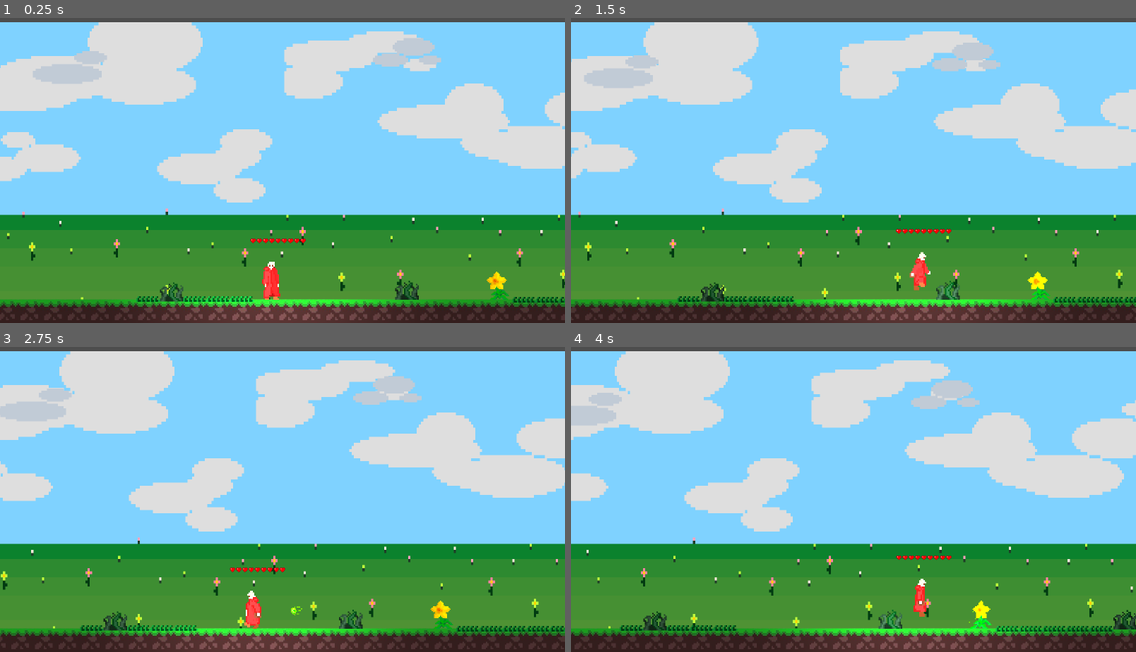
Above: before the commit, frames 1-4 (two rows, left to right).
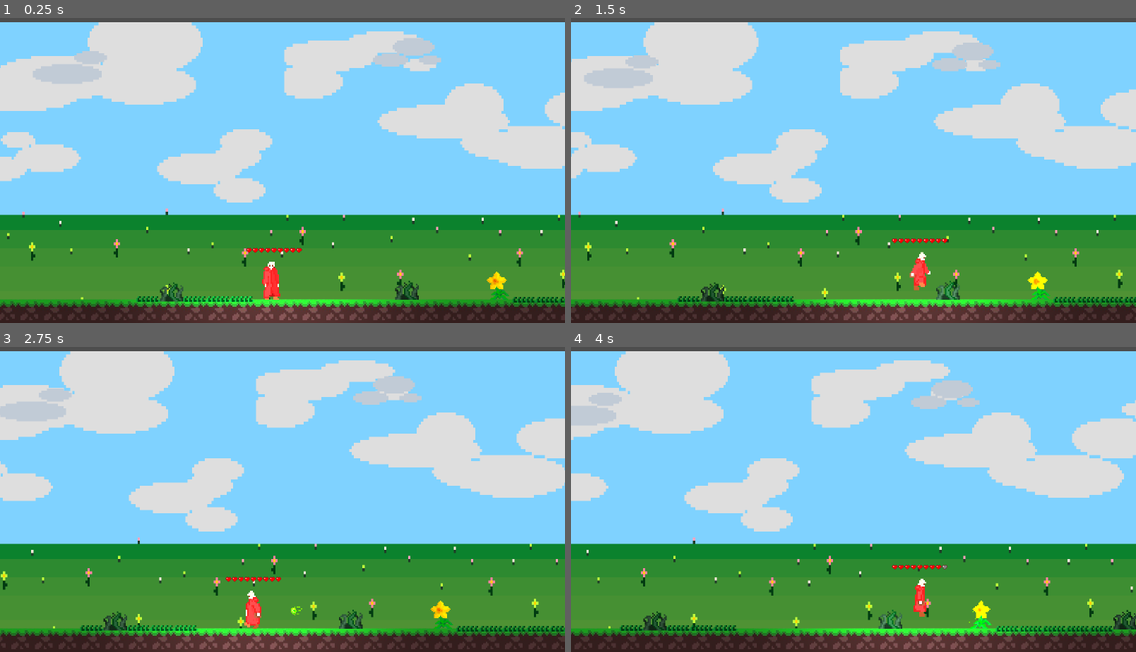
Above: after the commit, the same moments.

Repository: BoiarkinaOryna/godotteam07
Game: Godot game, scene res://Lvl2/Lvl2.tscn
Two runs of this game, one before a commit and one after it. Both use one fixed random seed, a clock stepped at 60 frames per second and the inputs below. This scene is started directly instead of the project's main scene.
Inputs:
- Up to frame 1 (0.25 s): no input
- Up to frame 2 (1.5 s): tap Enter (ui_accept) at 0.5, 0.77 s; hold Right (ui_right) from 0.53 s (still down)
- Up to frame 3 (2.75 s): tap Enter (ui_accept) at 1.52 s; release Right (ui_right) at 2.03 s; hold Left (ui_left) from 2.03 s (still down)
- Up to frame 4 (4 s): release Left (ui_left) at 2.78 s; hold Right (ui_right) from 2.78 s (still down); tap Enter (ui_accept) at 3.02, 3.77 s

The runs differ from the first frame. In frame 1, 0.2% of the frame differs, in the area x 43-55%, y 72-78%; in frame 2, 0.2%, in the area x 56-68%, y 69-74%; in frame 3, 0.2%; in frame 4, 0.2%.

Commit message:
1403 hp system update

Diff:
--- a/Lvl2/flower/bullets/bullet.gd
+++ b/Lvl2/flower/bullets/bullet.gd
@@ -2,6 +2,8 @@
 
 var speed = 500
 var tsx = 1
+#player = load("res://player/player6.tscn").instantiate()
+#player.global_points = 8
 
 func _physics_process(delta):
 	transform.x.x = tsx
@@ -13,4 +15,5 @@
 
 func _on_body_entered(body):
 	if body.name == 'Player':
+		body.heart_points -= 1
 		queue_free()
--- a/Lvl2/flower/flower.gd
+++ b/Lvl2/flower/flower.gd
@@ -3,6 +3,7 @@
 var body_entered = false
 var shoot_flag = false
 var shoot_timeout_flag = false
+
 @export var bullet : PackedScene
 
 func _ready():
@@ -17,32 +18,18 @@
 		body_entered = false
 
 func _on_timer_1_timeout():
-	if body_entered == true:
+	if body_entered:
 		var bul = bullet.instantiate()
 		bul.tsx = -1
 		add_child(bul)
 		bul.transform = $Node/Marker2D.global_transform
 
 func _on_timer_2_timeout():
-	if body_entered == true:
+	if body_entered:
 		var bul = bullet.instantiate()
 		bul.tsx = 1
 		add_child(bul)
 		bul.transform = $Node/Marker2D.global_transform
-
-#func shoot():
-	#var b = bullet.instantiate()
-	#print(121)
-	#b.tsx = 1
-	#add_child(b)
-	#b.transform = $Node/Marker2D.global_transform
-	#shoot_flag = true
-				#
-	#print(b.bullet_destroy)
-	#if b.bullet_destroy == true:
-		#shoot_flag = false
-
-
 
 func _physics_process(_delta):
 	var player = $"../Player"
@@ -51,7 +38,7 @@
 	#print(player.position)
 	#print(self.position)
 
-	if body_entered == true:
+	if body_entered:
 		if direction.x < 0:
 			$AnimatedSprite2D.flip_h = false
 			$AnimatedSprite2D.play("attack")
@@ -61,15 +48,5 @@
 			$AnimatedSprite2D.flip_h = true
 			$AnimatedSprite2D.play("attack")
 			$Timer1.start()
-
-
-			#if shoot_flag == false:
-				#
-				#shoot_flag = true
-				#print(shoot_timeout_flag)
-				#if shoot_timeout_flag == true:
-					#shoot_flag = false
-					#shoot_timeout_flag = false
-
 	else:
 		$AnimatedSprite2D.play("idle")
--- a/Lvl2/fox/fox.gd
+++ b/Lvl2/fox/fox.gd
@@ -5,16 +5,15 @@
 var hit_distance_entered = false
 var fox_speed = 160
 var player_ret_speed = false
+var hp_counter = 0
+
 const JUMP_VELOCITY = -500.0
+
 @export var spike_left : PackedScene
 @export var spike_right : PackedScene
 
 var gravity = ProjectSettings.get_setting("physics/2d/default_gravity")
 
-#func _on_timer_timeout():
-	#player_ret_speed = true
-
-
 func _on_detector_body_entered(body):
 	if body.name == "Player":
 		body_entered = true
@@ -23,7 +22,6 @@
 	if body.name == "Player":
 		body_entered = false
 
-
 func _on_hit_distance_body_entered(body):
 	if body.name == "Player":
 		hit_distance_entered = true
@@ -31,7 +29,6 @@
 func _on_hit_distance_body_exited(body):
 	if body.name == "Player":
 		hit_distance_entered = false
-
 
 func _on_blocks_collision_body_entered(body):
 	if body.name == "Player":
@@ -45,7 +42,7 @@
 		velocity.y += gravity * delta
 
 	var player = $"../Player"
-	print(player.speed)
+	#print(player.speed)
 	var direction = (player.position - self.position).normalized()
 	#print(player.position)
 
@@ -64,10 +61,55 @@
 					add_child(spkr)
 					spkl.transform = $Node/Marker2DL.global_transform
 					spkr.transform = $Node/Marker2DR.global_transform
+
+					hp_counter += 1
+					if hp_counter == 200:
+						if player.heart_points == 9:
+							player.heart_points = 8
+						else:
+							hp_counter = 400
+					if hp_counter == 400:
+						if player.heart_points == 8:
+							player.heart_points = 7
+						else:
+							hp_counter = 600
+					if hp_counter == 600:
+						if player.heart_points == 7:
+							player.heart_points = 6
+						else:
+							hp_counter = 800
+					if hp_counter == 800:
+						if player.heart_points == 6:
+							player.heart_points = 5
+						else:
+							hp_counter = 1000
+					if hp_counter == 1000:
+						if player.heart_points == 5:
+							player.heart_points = 4
+						else:
+							hp_counter = 1200
+					if hp_counter == 1200:
+						if player.heart_points == 4:
+							player.heart_points = 3
+						else:
+							hp_counter = 1400
+					if hp_counter == 1400:
+						if player.heart_points == 3:
+							player.heart_points = 2
+						else:
+							hp_counter = 1600
+					if hp_counter == 1600:
+						if player.heart_points == 2:
+							player.heart_points = 1
+						else:
+							hp_counter = 1800
+					if hp_counter == 1800:
+						if player.heart_points == 1:
+							player.heart_points = 0
+
 					player.speed = 50
 					player.jump_velocity = 0
 				else:
-					#$Timer.start()
 					player.speed = 300
 					player.jump_velocity = -500
 
@@ -85,10 +127,55 @@
 					add_child(spkr)
 					spkl.transform = $Node/Marker2DL.global_transform
 					spkr.transform = $Node/Marker2DR.global_transform
+
+					hp_counter += 1
+					if hp_counter == 200:
+						if player.heart_points == 9:
+							player.heart_points = 8
+						else:
+							hp_counter = 400
+					if hp_counter == 400:
+						if player.heart_points == 8:
+							player.heart_points = 7
+						else:
+							hp_counter = 600
+					if hp_counter == 600:
+						if player.heart_points == 7:
+							player.heart_points = 6
+						else:
+							hp_counter = 800
+					if hp_counter == 800:
+						if player.heart_points == 6:
+							player.heart_points = 5
+						else:
+							hp_counter = 1000
+					if hp_counter == 1000:
+						if player.heart_points == 5:
+							player.heart_points = 4
+						else:
+							hp_counter = 1200
+					if hp_counter == 1200:
+						if player.heart_points == 4:
+							player.heart_points = 3
+						else:
+							hp_counter = 1400
+					if hp_counter == 1400:
+						if player.heart_points == 3:
+							player.heart_points = 2
+						else:
+							hp_counter = 1600
+					if hp_counter == 1600:
+						if player.heart_points == 2:
+							player.heart_points = 1
+						else:
+							hp_counter = 1800
+					if hp_counter == 1800:
+						if player.heart_points == 1:
+							player.heart_points = 0
+
 					player.speed = 50
 					player.jump_velocity = 0
 				else:
-					#$Timer.start()
 					player.speed = 300
 					player.jump_velocity = -500
 
@@ -106,7 +193,6 @@
 				$AnimatedSprite2D.play('idle')
 				if player_ret_speed:
 					player.speed = 300
-
 		else:
 			fox_speed = 250
 			if self.position.x <= 1396:
@@ -115,5 +201,4 @@
 			elif self.position.x >= 1496:
 				velocity.x = -1 * fox_speed
 				$AnimatedSprite2D.flip_h = false
-
 	move_and_slide()
--- a/Lvl2/fox/fox.tscn
+++ b/Lvl2/fox/fox.tscn
@@ -206,13 +206,9 @@
 
 [node name="Marker2DR" type="Marker2D" parent="Node"]
 position = Vector2(211, 4)
-
-[node name="Timer" type="Timer" parent="."]
-wait_time = 3.0
 
 [connection signal="body_entered" from="detector" to="." method="_on_detector_body_entered"]
 [connection signal="body_exited" from="detector" to="." method="_on_detector_body_exited"]
 [connection signal="body_entered" from="hit_distance" to="." method="_on_hit_distance_body_entered"]
 [connection signal="body_exited" from="hit_distance" to="." method="_on_hit_distance_body_exited"]
 [connection signal="body_entered" from="blocks_collision" to="." method="_on_blocks_collision_body_entered"]
-[connection signal="timeout" from="Timer" to="." method="_on_timer_timeout"]
--- a/Lvl2/fox/spike/spike_left.tscn
+++ b/Lvl2/fox/spike/spike_left.tscn
@@ -1,6 +1,6 @@
 [gd_scene load_steps=7 format=3 uid="uid://bs5wcqafcca4v"]
 
-[ext_resource type="Script" path="res://Lvl2/fox/spike/spike_left.gd" id="1_8n3fx"]
+[ext_resource type="Script" path="res://spike_left.gd" id="1_aii5h"]
 [ext_resource type="Texture2D" uid="uid://dbqdnsxl86ch0" path="res://Lvl2/Assets/Fox_grass1.png" id="2_yk7l3"]
 [ext_resource type="Texture2D" uid="uid://c2nj8ev31y3bv" path="res://Lvl2/Assets/Fox_grass2.png" id="3_4mlme"]
 [ext_resource type="Texture2D" uid="uid://d3toj2oqqu1cg" path="res://Lvl2/Assets/Fox_grass3.png" id="4_a35x3"]
@@ -28,7 +28,7 @@
 
 [node name="Spike_left" type="Area2D"]
 position = Vector2(-2, 92)
-script = ExtResource("1_8n3fx")
+script = ExtResource("1_aii5h")
 
 [node name="AnimatedSprite2D" type="AnimatedSprite2D" parent="."]
 texture_filter = 1
--- a/Lvl6/ghost/ghost.gd
+++ b/Lvl6/ghost/ghost.gd
@@ -5,9 +5,9 @@
 var speed = 125
 var stop = 0
 var JUMP_VELOCITY = -350.0
-var colldown = false
+var hp_counter = 0
+
 @onready var player = $"../Player"
-#var speed2 = 200
 
 func _on_detector_body_entered(body):
 	if body.name == 'Player':
@@ -23,64 +23,121 @@
 	else:
 		velocity.y = JUMP_VELOCITY
 
-
-func _timer():
-	$Timer.start()
 func _physics_process(delta):
 	if not is_on_floor():
 		velocity.y += gravity * delta
 
-
 	var direction = (player.position - self.position).normalized()
 	#print(player.position)
 	#print(self.position)
-	#1251
-
-
 
 	if chase == true:
 		if direction.x >= 0:
 			if not is_on_wall():
-				#print(self.position.x)
-				#velocity.x = direction.x * speed2
-				$AnimatedSprite2D.flip_h = velocity.x < 0
+				$AnimatedSprite2D.flip_h = false
 				$AnimatedSprite2D.play('walk')
-
-				#$AnimatedSprite2D.flip_h = velocity.x < 0
 				velocity.x = direction.x * speed
 			else:
-				print(colldown)
-				_timer()
-				#if colldown:
-					#$AnimatedSprite2D.play('attack')
-					#player.heart_points -= 1
-					#print(123)
-					#colldown = false
+				$AnimatedSprite2D.play('attack')
+
+				hp_counter += 1
+				if hp_counter == 50:
+					if player.heart_points == 9:
+						player.heart_points = 8
+					else:
+						hp_counter = 100
+				if hp_counter == 100:
+					if player.heart_points == 8:
+						player.heart_points = 7
+					else:
+						hp_counter = 150
+				if hp_counter == 150:
+					if player.heart_points == 7:
+						player.heart_points = 6
+					else:
+						hp_counter = 200
+				if hp_counter == 200:
+					if player.heart_points == 6:
+						player.heart_points = 5
+					else:
+						hp_counter = 250
+				if hp_counter == 250:
+					if player.heart_points == 5:
+						player.heart_points = 4
+					else:
+						hp_counter = 300
+				if hp_counter == 300:
+					if player.heart_points == 4:
+						player.heart_points = 3
+					else:
+						hp_counter = 350
+				if hp_counter == 350:
+					if player.heart_points == 3:
+						player.heart_points = 2
+					else:
+						hp_counter = 400
+				if hp_counter == 400:
+					if player.heart_points == 2:
+						player.heart_points = 1
+					else:
+						hp_counter = 450
+				if hp_counter == 450:
+					if player.heart_points == 1:
+						player.heart_points = 0
 		elif direction.x < 0:
 
 			if not is_on_wall():
-				#print('two')
-				$AnimatedSprite2D.flip_h = velocity.x < 0
+				$AnimatedSprite2D.flip_h = true
 				$AnimatedSprite2D.play('walk')
 				velocity.x = direction.x * speed
 			else:
-				print("ghost colldown =", colldown)
-				_timer()
+				$AnimatedSprite2D.play('attack')
 
+				hp_counter += 1
+				if hp_counter == 50:
+					if player.heart_points == 9:
+						player.heart_points = 8
+					else:
+						hp_counter = 100
+				if hp_counter == 100:
+					if player.heart_points == 8:
+						player.heart_points = 7
+					else:
+						hp_counter = 150
+				if hp_counter == 150:
+					if player.heart_points == 7:
+						player.heart_points = 6
+					else:
+						hp_counter = 200
+				if hp_counter == 200:
+					if player.heart_points == 6:
+						player.heart_points = 5
+					else:
+						hp_counter = 250
+				if hp_counter == 250:
+					if player.heart_points == 5:
+						player.heart_points = 4
+					else:
+						hp_counter = 300
+				if hp_counter == 300:
+					if player.heart_points == 4:
+						player.heart_points = 3
+					else:
+						hp_counter = 350
+				if hp_counter == 350:
+					if player.heart_points == 3:
+						player.heart_points = 2
+					else:
+						hp_counter = 400
+				if hp_counter == 400:
+					if player.heart_points == 2:
+						player.heart_points = 1
+					else:
+						hp_counter = 450
+				if hp_counter == 450:
+					if player.heart_points == 1:
+						player.heart_points = 0
 	else:
 		velocity.x = 0
 		$AnimatedSprite2D.play('idle')
 	move_and_slide()
-
-
-func _on_timer_timeout():
-	colldown = true
-	#print(colldown)
-
-
-func _on_area_2d_body_entered(body):
-	if body.name == 'Player':
-		if colldown:
-			$AnimatedSprite2D.play('attack')
-			player.heart_points -= 1
-			colldown = false
--- a/Lvl6/ghost/ghost.tscn
+++ b/Lvl6/ghost/ghost.tscn
@@ -125,21 +125,13 @@
 position = Vector2(-2.5, 64)
 scale = Vector2(0.339844, 0.421875)
 sprite_frames = SubResource("SpriteFrames_kjfce")
-animation = &"idle"
+animation = &"attack"
 
 [node name="body_coll" type="Area2D" parent="."]
 
 [node name="CollisionShape2D" type="CollisionShape2D" parent="body_coll"]
 position = Vector2(-2, 76)
 shape = SubResource("CapsuleShape2D_egqoo")
-
-[node name="Timer" type="Timer" parent="."]
-
-[node name="Area2D" type="Area2D" parent="."]
-
-[node name="hit2" type="CollisionShape2D" parent="Area2D"]
-position = Vector2(-1.5, 76.5)
-shape = SubResource("RectangleShape2D_aasqi")
 
 [node name="hit" type="CollisionShape2D" parent="."]
 position = Vector2(-1.5, 76.5)
@@ -148,5 +140,3 @@
 [connection signal="body_entered" from="Detector" to="." method="_on_detector_body_entered"]
 [connection signal="body_exited" from="Detector" to="." method="_on_detector_body_exited"]
 [connection signal="body_entered" from="body_coll" to="." method="_on_body_coll_body_entered"]
-[connection signal="timeout" from="Timer" to="." method="_on_timer_timeout"]
-[connection signal="body_entered" from="Area2D" to="." method="_on_area_2d_body_entered"]
--- a/player/player.gd
+++ b/player/player.gd
@@ -6,20 +6,18 @@
 var animation
 var animated_sprite
 var jump_animation = false
-# @export var hp : PackedScene
-# Get the gravity from the project settings to be synced with RigidBody nodes.
+@onready var hp = get_node("hp/Hp")
+
 var gravity = ProjectSettings.get_setting("physics/2d/default_gravity")
 
 func _ready():
 	animation = get_node("AnimatedSprite2D")
 	animated_sprite = get_node("AnimatedSprite2D")
-@onready var hp = get_node("hp/Hp")
+
+func _on_timer_timeout():
+	jump_animation = true
+
 func show_hp():
-	# var hp_img = hp.instantiate()
-	# add_child(hp_img)
-	# hp_img.transform = $Node/Marker2D.global_transform
-
-	# print("player hp =", heart_points)
 	if heart_points == 9:
 		hp.play("9")
 	elif heart_points == 8:
@@ -40,49 +38,37 @@
 		hp.play("1")
 	elif heart_points == 0:
 		hp.play("0")
+		get_tree().change_scene_to_file("res://preface//preface1.tscn")
 
 func _physics_process(delta):
 	show_hp()
-	# Add the gravity.
 	if not is_on_floor():
 		velocity.y += gravity * delta
 
-	# Handle jump.
 	if Input.is_action_just_pressed("ui_accept") and is_on_floor():
 		velocity.y = jump_velocity
 		jump_animation = true
 
-	# Get the input direction and handle the movement/deceleration.
-	# As good practice, you should replace UI actions with custom gameplay actions.
 	var direction = Input.get_axis("ui_left", "ui_right")
 	if direction:
 		velocity.x = direction * speed
-		#print("direction == true")
 		if direction == 1:
 			animated_sprite.flip_h = false
 		elif direction == -1:
 			animated_sprite.flip_h = true
+
 		if is_on_floor():
-			#print("direction, is on floor")
 			animation.play("run")
 			jump_animation = false
 		else:
 			if jump_animation:
-			#print("direction, not is on flor")
 				animation.play("jump")
 
 	else:
 		velocity.x = move_toward(velocity.x, 0, speed)
 		if is_on_floor():
-			#print("direction != true")
 			animation.play("idle")
 		else:
 			if jump_animation:
-			#print("not is on flor")
 				animation.play("jump")
-
 	move_and_slide()
-
-
-func _on_timer_timeout():
-	jump_animation = true
--- a/player/player6.tscn
+++ b/player/player6.tscn
@@ -158,7 +158,7 @@
 scale = Vector2(2.25805e+12, -7.41933e+11)
 
 [node name="hp" parent="." instance=ExtResource("4_yygqs")]
-position = Vector2(44, -77)
+position = Vector2(33, -51)
 
 [node name="Timer" type="Timer" parent="."]
 wait_time = 0.2
Renamed: Lvl2/fox/Assets/spike.tscn -> Lvl2/fox/spike/spike.tscn
Not shown, added: img/Bat.png.import
Renamed: Lvl2/fox/spike/spike_left.gd -> spike_left.gd
